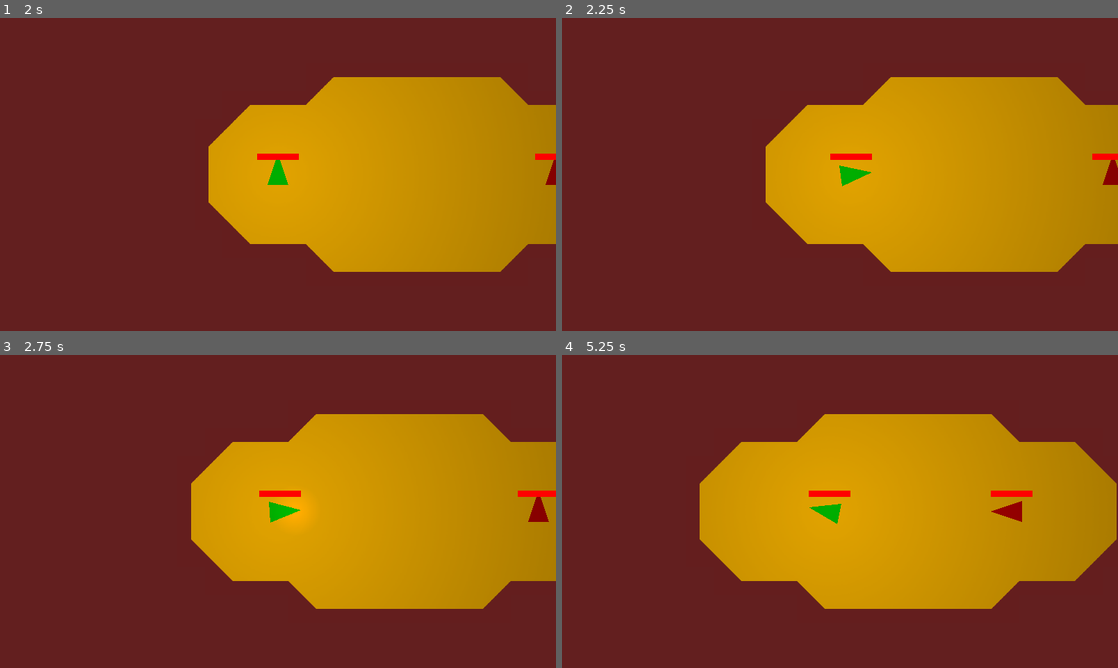
Above: before the commit, frames 1-4 (two rows, left to right).
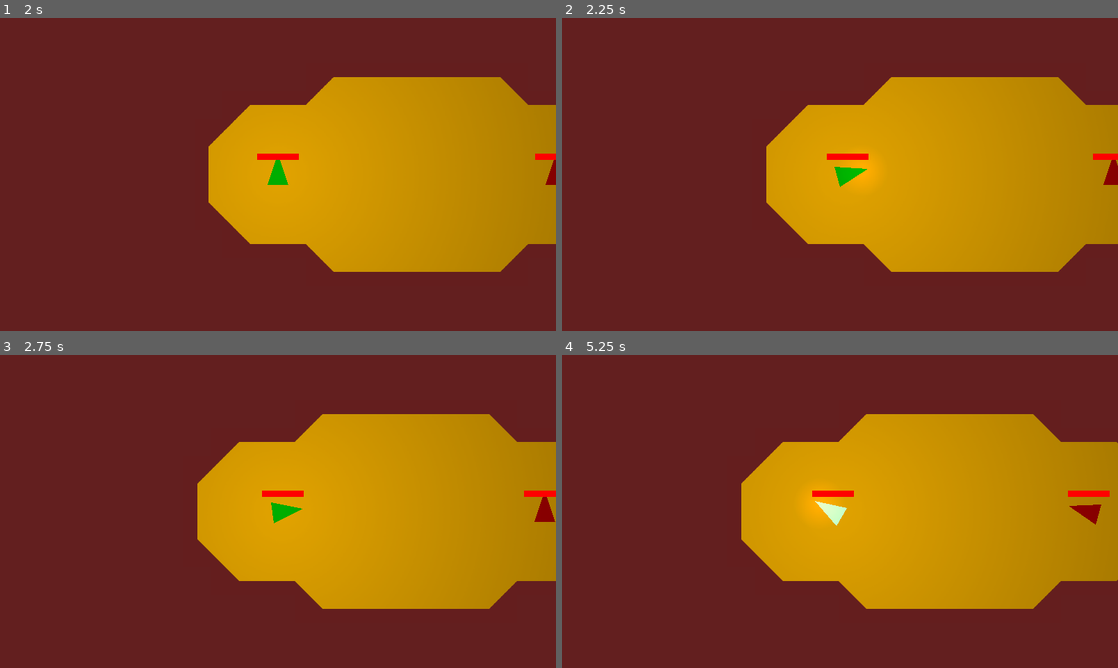
Above: after the commit, the same moments.

Repository: 4321ba/Minimap
Game: Godot game, scene res://maps/main_menu/animated_menu.tscn
The game is run twice, just before and just after one commit, with the same random seed, the same clock (stepped at 60 frames per second) and the same inputs.
Inputs (mouse positions are in pixels of both pictures, inside the frame that each line leads up to):
- Up to frame 1 (2 s): click "Levels" at 0.5 s; click "Level 1" at 1.25 s
- Up to frame 2 (2.25 s): move the mouse to (962, 158) at 2.02 s; hold Right (ui_right) from 2.03 s (still down); click (962, 158) at 2.17 s
- Up to frame 3 (2.75 s): keep holding Right (ui_right); tap Space (ui_select) at 2.27 s
- Up to frame 4 (5.25 s): release Right (ui_right) at 2.75 s; drag from (728, 527) to (1101, 455) at 2.77 s; tap Enter at 3.5 s; move the mouse to (895, 442) at 3.52 s; hold Right (ui_right) 3.53-4.25 s; click (895, 442) at 3.67 s; drag from (812, 574) to (1062, 489) at 4.27 s; move the mouse to (1006, 558) at 5.02 s; hold Left (ui_left) from 5.03 s (still down); click (1006, 558) at 5.17 s

Frame 1 is identical in both runs. In frame 2, 0.4% of the frame differs, in the area x 36-100%, y 18-82%; in frame 3, 1.4%; in frame 4, 8.2%, in the area x 24-100%, y 18-82%.

Commit message:
better mouse control for magic remote

Diff:
--- a/godot_project/autoload/constanter.gd
+++ b/godot_project/autoload/constanter.gd
@@ -1,6 +1,6 @@
 extends Node
 
-const VERSION = "minimap_v1.1.0_development"
+const VERSION = "minimap_v1.1.1_development"
 const BASE_PLAYER_SPECS = {
 	"attack_delay": 1.5,
 	"attack_alert_time": 0.5,
@@ -65,7 +65,7 @@
 	"difficulty": ["Difficulty: Easy", "Difficulty: Medium", "Difficulty: Hard"],
 }
 var help = {
-	"Controls": "PC: move with WASD or arrows and hit with Spac …(421 unchanged characters)…  mouse / smart remote pointer, pointing and clicking in the direction you want to move, and hit with the 5 button. Go back or pause with 0 (zero).",
+	"Controls": "PC: move with WASD or arrows and hit with Spac …(421 unchanged characters)…  mouse / smart remote pointer, pointing in the direction you want to move, and hit with the 5 button, or mouse / pointer click. Go back or pause with 0 (zero).",
 	"Combat": "When you start hitting, you become immobile for a little bit, and when you finish your attack, the enemies in your reach take damage and become immobile. Same applies for enemies: they can't move while they attack, but they stun you if you get hit.",
 	"Levels": "Every ninth level is a boss level with light red name in the level select screen, and you get new content ( …(227 unchanged characters)…
 	"Skill points": "You get skill points after defeating boss levels, capped at the number of the boss level (e.g. after  …(307 unchanged characters)…
--- a/godot_project/interfaces/magic_remote_joystick.gd
+++ b/godot_project/interfaces/magic_remote_joystick.gd
@@ -13,22 +13,25 @@
 
 
 func _input(event):
-	if (event is InputEventMouseButton or event is InputEventMouseMotion) and currently_pressing:
+	if (event is InputEventMouseButton or event is InputEventMouseMotion):
 		move_joystick(event)
 
 
 func _on_magic_remote_joystick_gui_input(event):
 	if event is InputEventMouseButton and event.pressed:
-		currently_pressing = true
 		event.position += rect_global_position
 		move_joystick(event)
 
 func move_joystick(event):
 	var input_position = event.position - center.rect_global_position
 	var max_distance = 300
+	var min_distance = 150
+	if input_position.length() <= min_distance and input_position.length() >= 1:
+		input_position = input_position.normalized()
 	if input_position.length() >= max_distance:
 		input_position = input_position.normalized() * max_distance
-	if event is InputEventMouseButton and not event.pressed:
-		currently_pressing = false
-		input_position = Vector2()
-	communicator.joystick_position = input_position / max_distance
+
+	if input_position.length() <= 1.1:
+		communicator.joystick_position = input_position / 1000
+	else:
+		communicator.joystick_position = (input_position - input_position.normalized() * min_distance) / (max_distance - min_distance)
--- a/godot_project/interfaces/pause_menu.gd
+++ b/godot_project/interfaces/pause_menu.gd
@@ -20,7 +20,8 @@
 func _ready():
 	communicator.pause_menu = self
 	visible = false
-	Input.set_mouse_mode(Input.MOUSE_MODE_HIDDEN)
+	if config_loader.get_data("settings", "input_method") == config_loader.KEYBOARD:
+		Input.set_mouse_mode(Input.MOUSE_MODE_HIDDEN)
 	var str_next_id = str(current_level_id + 1)
 	if str_next_id.length() == 1:
 		str_next_id = "0" + str_next_id
@@ -83,7 +84,8 @@
 	get_tree().paused = false
 	fade(false)
 	buttons.visible = false
-	Input.set_mouse_mode(Input.MOUSE_MODE_HIDDEN)
+	if config_loader.get_data("settings", "input_method") == config_loader.KEYBOARD:
+		Input.set_mouse_mode(Input.MOUSE_MODE_HIDDEN)
 	yield(get_tree().create_timer(tween.get_runtime()), "timeout")
 	if not tween.is_active():
 		visible = false
--- a/godot_project/project.godot
+++ b/godot_project/project.godot
@@ -42,6 +42,10 @@
 window/stretch/mode="2d"
 window/stretch/aspect="expand"
 
+[global]
+
+mouse=false
+
 [input]
 
 ui_select={
@@ -49,6 +53,7 @@
 "events": [ Object(InputEventKey,"resource_local_to_scene":false,"resource_name":"","device":0,"alt":false,"shift":false,"control":false,"meta":false,"command":false,"pressed":false,"scancode":32,"unicode":0,"echo":false,"script":null)
 , Object(InputEventJoypadButton,"resource_local_to_scene":false,"resource_name":"","device":0,"button_index":3,"pressure":0.0,"pressed":false,"script":null)
 , Object(InputEventKey,"resource_local_to_scene":false,"resource_name":"","device":0,"alt":false,"shift":false,"control":false,"meta":false,"command":false,"pressed":false,"scancode":53,"unicode":0,"echo":false,"script":null)
+, Object(InputEventMouseButton,"resource_local_to_scene":false,"resource_name":"","device":0,"alt":false,"shift":false,"control":false,"meta":false,"command":false,"button_mask":0,"position":Vector2( 0, 0 ),"global_position":Vector2( 0, 0 ),"factor":1.0,"button_index":1,"pressed":false,"doubleclick":false,"script":null)
  ]
 }
 ui_cancel={
